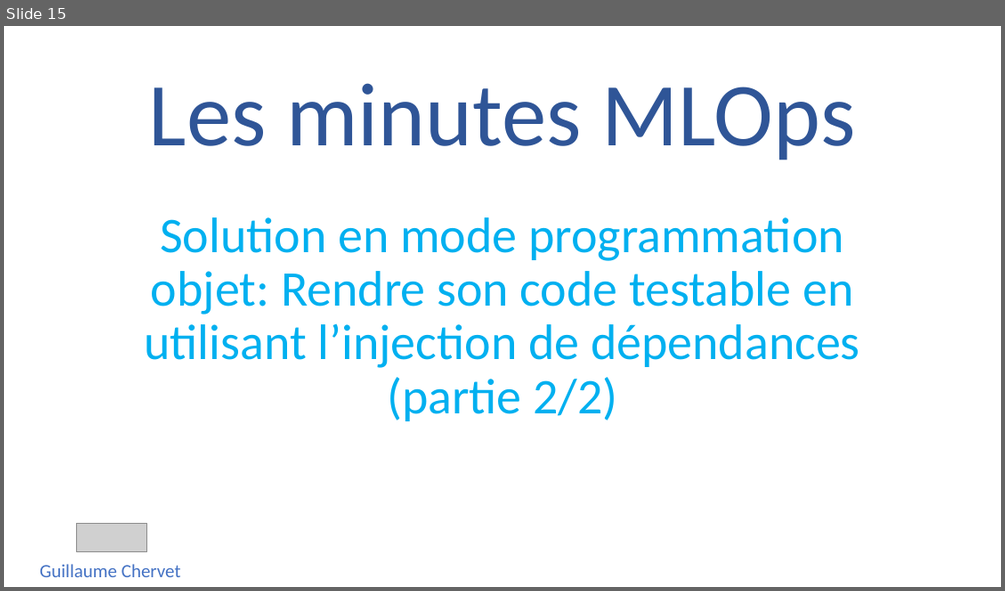
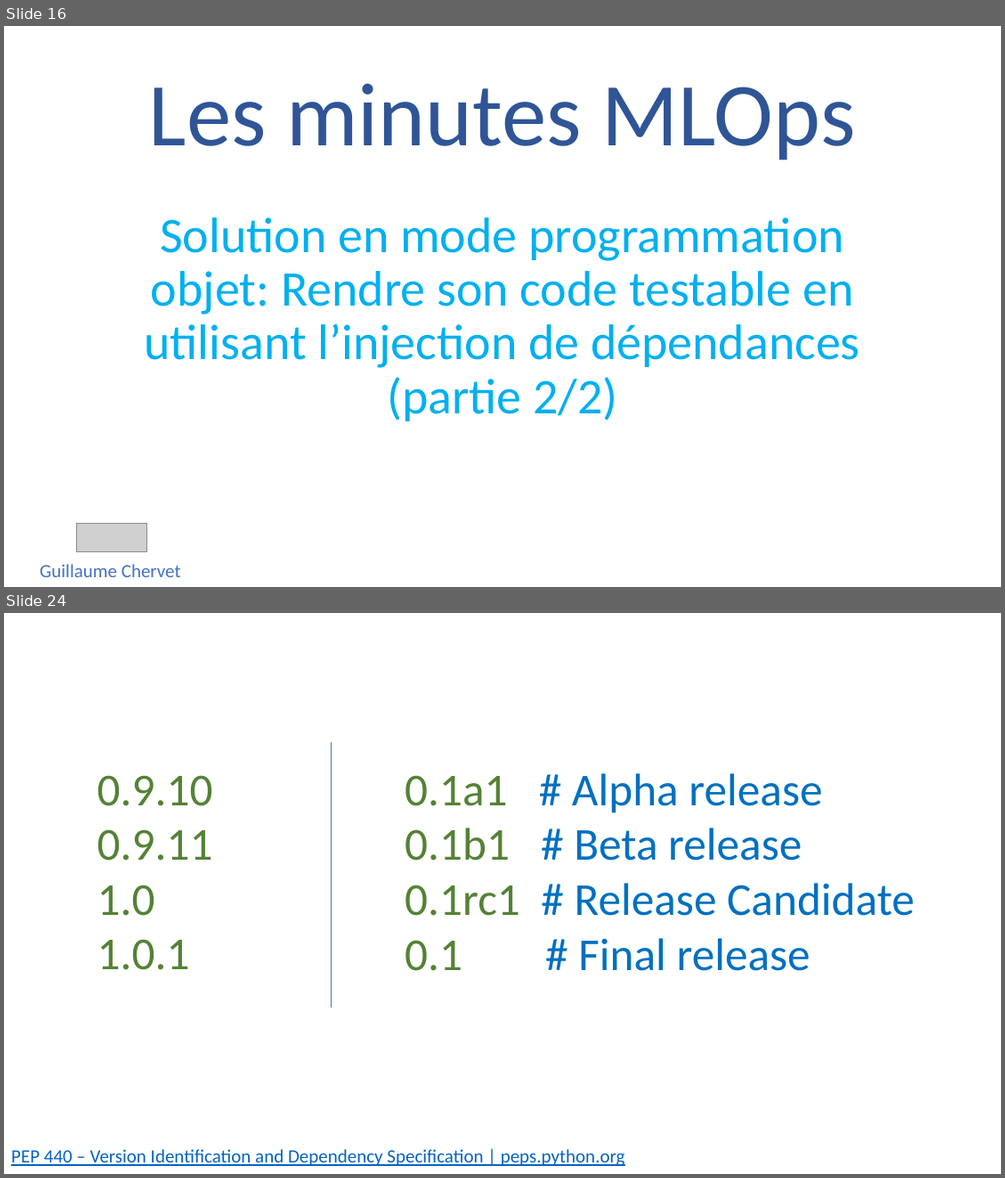
Before and after one commit to guillaume-chervet/Les-Minutes-MLOps, a slide deck: Les minutes MLOps.pptx. Shown one above the other, each under a label of ours: slide 15 before the commit, slides 16 and 24 after it; the slides between them are not shown. The pictures are 1005x591 and 1005x1178 pixels, drawn with LibreOffice and Linux fonts; fonts in the diff are those of the drawing; grey boxes stand for pictures. Boxes give left, top, right and bottom in pixels: in the first picture for what was removed or moved away, otherwise in the second. Text is boxed around its words. In the diff, an @@ line names an element or a change of style, - is before the commit and + after.

```diff
--- a/Les minutes MLOps.pptx
+++ b/Les minutes MLOps.pptx
@@ slide 24 added at <box>4,613,1001,1174</box>, background #FFFFFF @@
@@ line added from (331, 742) to (331, 1008), #4472C4 0.5 pt @@
@@ text added at <box>97,775,213,970</box>, 44 pt, text #548235 @@
+0.9.10
+0.9.11
+1.0
+1.0.1
@@ text added at <box>404,773,914,971</box>, 44 pt, text #0070C0 @@
+0.1a1 # Alpha release
+0.1b1 # Beta release
+0.1rc1 # Release Candidate
+0.1 # Final release
@@ text added at <box>11,1149,625,1166</box>, 18 pt, text #0563C1, underline @@
+PEP 440 – Version Identification and Dependency Specification | peps.python.org
@@ what was slide 15 is now slide 16 @@
```
Also in this commit, not shown: 15 other slides added, 3 other files.
